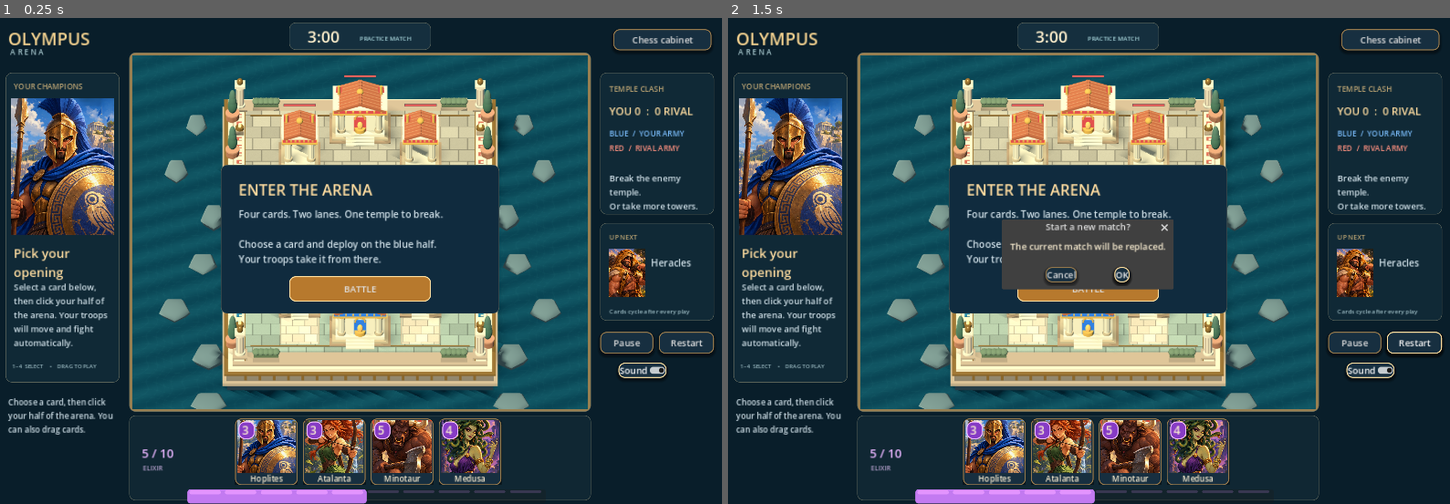
Above: before the commit, frames 1-2 (left to right).
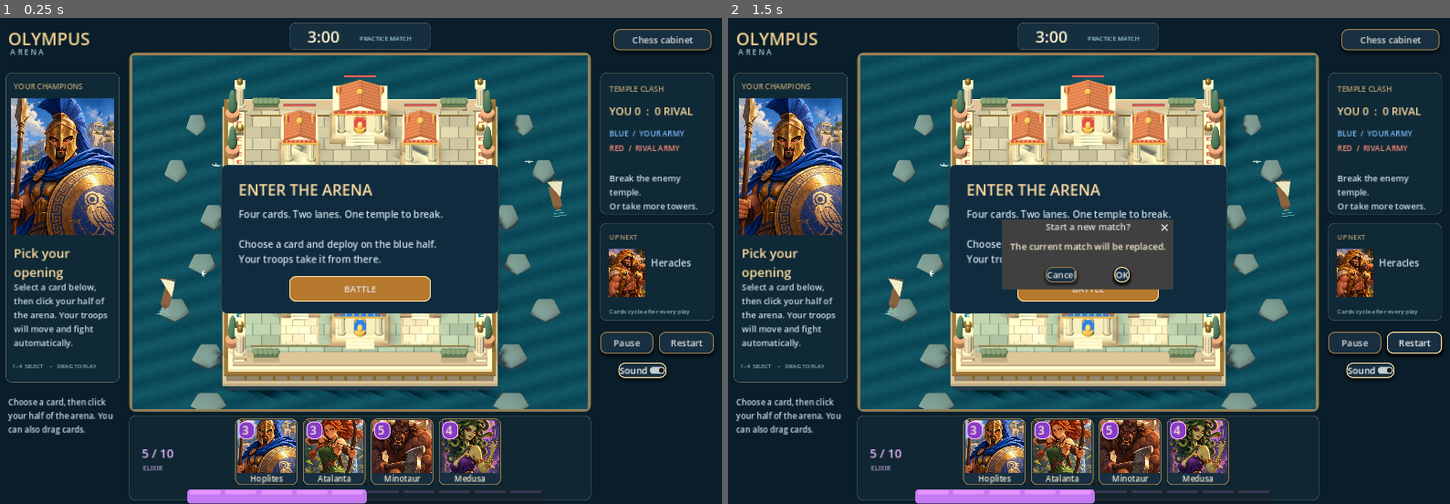
Above: after the commit, the same moments.

Repository: dancockrell/board-game-cabinet
Game: Godot game, scene res://app/olympus_arena.tscn
Two runs of this game, one before a commit and one after it. Both use one fixed random seed, a clock stepped at 60 frames per second and the inputs below.
Inputs:
- Up to frame 1 (0.25 s): no input
- Up to frame 2 (1.5 s): click "Restart" at 0.5 s; click "Restart" at 1.25 s

The runs differ from the first frame. In frame 1, 0.2% of the frame differs, in the area x 21-79%, y 21-62%; in frame 2, 0.2%.

Commit message:
Integrate ambient life, combat effects and tactile card play

Diff:
--- a/app/olympus_arena.gd
+++ b/app/olympus_arena.gd
@@ -22,6 +22,7 @@
 var hud_fx
 var _countdown_remaining := 0.0
 var _countdown_number := 0
+var drag_proxy: TextureRect
 var timer_label: Label
 var score_label: Label
 var energy_label: Label
@@ -181,6 +182,14 @@
 		cost_label.mouse_filter = Control.MOUSE_FILTER_IGNORE
 		button.add_child(cost_label)
 		cards.append({"button":button,"icon":icon,"name":name_label,"cost":cost_label})
+	drag_proxy = TextureRect.new()
+	drag_proxy.size = Vector2(104, 138)
+	drag_proxy.expand_mode = TextureRect.EXPAND_IGNORE_SIZE
+	drag_proxy.stretch_mode = TextureRect.STRETCH_KEEP_ASPECT_COVERED
+	drag_proxy.mouse_filter = Control.MOUSE_FILTER_IGNORE
+	drag_proxy.modulate = Color(1, 1, 1, 0.88)
+	drag_proxy.visible = false
+	add_child(drag_proxy)
 	energy_bar = ProgressBar.new()
 	energy_bar.position = Vector2(379,931)
 	energy_bar.size = Vector2(708,12)
@@ -286,6 +295,7 @@
 		button.scale = button.scale.lerp(Vector2.ONE * (1.055 if active else 1.025 if hovered else 1.0),1.0-exp(-delta*18.0))
 	if selected_slot >= 0 and _last_pointer.x > -900: _preview(_last_pointer)
 	if board and not state.is_empty(): board.show_state(state,delta)
+	if board and board.ambient_life: board.ambient_life.advance(delta, paused or not started)
 	if hud_fx: hud_fx.advance(delta)
 
 func _refresh() -> void:
@@ -384,9 +394,15 @@
 func _card_input(event:InputEvent,slot:int) -> void:
 	if event is InputEventMouseButton and event.button_index==MOUSE_BUTTON_LEFT and event.pressed:
 		_select_card(slot)
-		_dragging=true
+		if selected_slot == slot:
+			_dragging=true
+			drag_proxy.texture = cards[slot].icon.texture
+			drag_proxy.position = event.global_position - drag_proxy.size * 0.5
+			drag_proxy.visible = true
 
 func _input(event:InputEvent) -> void:
+	if event is InputEventMouseMotion and _dragging:
+		drag_proxy.position = event.position - drag_proxy.size * 0.5
 	if event is InputEventKey and event.pressed and not event.echo:
 		if event.keycode in [KEY_1,KEY_2,KEY_3,KEY_4]: _select_card(event.keycode-KEY_1)
 		elif event.keycode==KEY_ESCAPE:
@@ -396,6 +412,7 @@
 		elif event.keycode==KEY_SPACE: _toggle_pause()
 	if event is InputEventMouseButton and event.button_index==MOUSE_BUTTON_LEFT and not event.pressed and _dragging:
 		_dragging=false
+		drag_proxy.visible=false
 		var local:Vector2=event.position-surface.global_position
 		if Rect2(Vector2.ZERO,surface.size).has_point(local): _deploy_at(local)
 
@@ -429,7 +446,9 @@
 		sound.pitch_scale=1.2
 		sound.play_move_sound()
 		notice="Deployed! Your hand has cycled. Build your next push."
-	else: notice=str(result.get("error","You cannot deploy there."))
+	else:
+		notice=str(result.get("error","You cannot deploy there."))
+		if hud_fx: hud_fx.show_banner("NOT HERE", 0.65)
 	_refresh()
 
 func _toggle_pause() -> void:
--- a/presentation/olympus_arena_board.gd
+++ b/presentation/olympus_arena_board.gd
@@ -13,6 +13,8 @@
 var _figure_factory: RefCounted
 var _ghost: Node3D
 var _ghost_kind := ""
+var ambient_life
+var combat_fx
 
 func _ready() -> void:
 	_setup()
@@ -45,6 +47,10 @@
 	add_child(sun)
 	var stage = preload("res://presentation/olympus_stage.gd").new()
 	add_child(stage)
+	ambient_life = preload("res://presentation/olympus_ambient_life.gd").new()
+	add_child(ambient_life)
+	combat_fx = preload("res://presentation/olympus_combat_fx.gd").new()
+	add_child(combat_fx)
 	_preview = _cylinder(self, 0.6, 0.035, Vector3.ZERO, Color(0.3, 0.8, 1, 0.5))
 	_preview.visible = false
 
@@ -56,19 +62,9 @@
 		for effect in _effects: effect.node.queue_free()
 		_effects.clear()
 	_last_elapsed = float(state.get("elapsed", 0.0))
-	for effect in _effects.duplicate():
-		effect.age += delta
-		if effect.age >= effect.duration:
-			effect.node.queue_free()
-			_effects.erase(effect)
-		elif effect.has("destination"):
-			effect.node.position = effect.origin.lerp(effect.destination, effect.age / effect.duration)
-		else:
-			effect.node.scale = Vector3.ONE * (1.0 + effect.age * 1.6)
-	for event in state.get("events", []):
-		if int(event.get("id", -1)) <= _last_event: continue
-		_last_event = int(event.id)
-		_show_event(event)
+	combat_fx.consume_state(state, delta)
+	camera.h_offset = combat_fx.camera_impulse.x
+	camera.v_offset = combat_fx.camera_impulse.y
 	var alive := {}
 	for unit in state.get("units", []):
 		var id = unit["id"]
--- a/presentation/olympus_hud_fx.gd
+++ b/presentation/olympus_hud_fx.gd
@@ -39,6 +39,7 @@
 	for i in 14:
 		var angle := TAU * float(i) / 14.0
 		_sparks.append({"position":at, "velocity":Vector2(cos(angle), sin(angle)) * (75.0 + i * 4.0), "age":0.0, "life":0.48, "color":Color("7bdcff")})
+	while _sparks.size() > 84: _sparks.pop_front()
 	queue_redraw()
 
 func consume_state(state: Dictionary) -> void:
--- a/tests/test_olympus_app.gd
+++ b/tests/test_olympus_app.gd
@@ -70,13 +70,14 @@
 	drag.button_index = MOUSE_BUTTON_LEFT
 	drag.pressed = true
 	app._card_input(drag, 1)
+	expect(app.drag_proxy.visible, "Dragging lifts a translucent card portrait")
 	var before_drag: Dictionary = app.session.snapshot()
 	drag = InputEventMouseButton.new()
 	drag.button_index = MOUSE_BUTTON_LEFT
 	drag.pressed = false
 	drag.position = app.surface.global_position + blue
 	app._input(drag)
-	expect(not app._dragging and app.selected_slot == -1, "Card drag release clears gesture state")
+	expect(not app._dragging and not app.drag_proxy.visible and app.selected_slot == -1, "Card drag release clears gesture state")
 	expect(app.session.snapshot().hand[1] != before_drag.hand[1], "Card drag places the chosen card and rotates its slot")
 	for tick in range(140): app.session.tick()
 	app._refresh()
--- a/tests/test_olympus_board.gd
+++ b/tests/test_olympus_board.gd
@@ -57,16 +57,22 @@
 	check(not board._ghost.visible and not board._preview.visible, "Clear hides both ghost and placement marker")
 	state.events = [{"id":0,"kind":"lightning","x":0.0,"z":0.0,"side":0}]
 	board.show_state(state)
-	check(board._effects.size() == 1, "Lightning visual created")
+	check(not board.combat_fx.effects.is_empty(), "Lightning visual created")
+	var lightning_count: int = board.combat_fx.effects.size()
 	board.show_state(state)
-	check(board._effects.size() == 1, "Repeated snapshot never duplicates event")
+	check(board.combat_fx.effects.size() == lightning_count, "Repeated snapshot never duplicates event")
 	board.show_state(state, 0.6)
-	check(board._effects.is_empty(), "Event visual expires")
+	board.show_state(state, 0.6)
+	check(board.combat_fx.effects.is_empty(), "Event visual expires")
 	state.events.append({"id":1,"kind":"hit","x":1.0,"z":1.0,"side":0,"source_x":0.0,"source_z":0.0})
 	board.show_state(state)
-	check(board._effects[0].has("destination"), "Source-aware hit creates tracer")
+	var has_tracer := false
+	for effect in board.combat_fx.effects:
+		if str(effect.motion) == "projectile": has_tracer = true
+	check(has_tracer, "Source-aware hit creates tracer")
 	board.show_state(state, 0.2)
-	check(board._effects.is_empty(), "Tracer expires")
+	board.show_state(state, 0.4)
+	check(board.combat_fx.effects.is_empty(), "Tracer and impact expire")
 	await process_frame
 	print("Olympus board: %d checks, %d failures" % [checks, failures])
 	quit(1 if failures else 0)
--- /dev/null
+++ b/tests/test_olympus_hud_fx.gd
@@ -0,0 +1,46 @@
+extends SceneTree
+
+var checks := 0
+var failures := 0
+
+func _initialize() -> void:
+	_run.call_deferred()
+
+func expect(condition: bool, message: String) -> void:
+	checks += 1
+	if not condition:
+		failures += 1
+		push_error(message)
+
+func _run() -> void:
+	var fx := preload("res://presentation/olympus_hud_fx.gd").new()
+	fx.size = Vector2(900, 698)
+	root.add_child(fx)
+	await process_frame
+	var state := {"elapsed":1.0,"phase":"playing","overtime":false,"towers":[{"id":"red_left","kind":"tower","hp":100.0}]}
+	var untouched := state.duplicate(true)
+	fx.consume_state(state)
+	expect(state == untouched, "HUD observer never changes authoritative state")
+	state.towers[0].hp = 0.0
+	fx.consume_state(state)
+	expect(fx._banner == "TOWER FALLEN" and fx._flash_age == 0.0, "Tower loss creates one readable alert")
+	fx.deployed(Vector2(450, 500))
+	expect(fx._sparks.size() == 14, "Deployment creates a bounded celebration")
+	for i in 20: fx.deployed(Vector2(450, 500))
+	expect(fx._sparks.size() <= 84, "Repeated deployment stays under the particle cap")
+	fx.advance(0.6)
+	expect(fx._sparks.is_empty(), "Deployment sparks expire")
+	state.elapsed = 120.0
+	fx.consume_state(state)
+	expect(fx._banner == "DOUBLE ELIXIR", "Double elixir announces once")
+	state.overtime = true
+	fx.consume_state(state)
+	expect(fx._banner == "SUDDEN DEATH", "Overtime announces once")
+	fx.show_countdown("3")
+	expect(fx._banner == "3" and is_equal_approx(fx._banner_duration, 0.92), "Countdown uses short cinematic banner")
+	fx.reset()
+	expect(fx._sparks.is_empty() and fx._last_towers.is_empty() and not fx._double_announced, "Rematch clears transient HUD state")
+	fx.queue_free()
+	await process_frame
+	print("Olympus HUD FX: %d checks, %d failures" % [checks, failures])
+	quit(1 if failures else 0)
--- a/tools/capture_olympus_motion.gd
+++ b/tools/capture_olympus_motion.gd
@@ -99,6 +99,7 @@
 		app.session.tick()
 		app._refresh()
 	app.board.show_state(app.state, 1.0 / FPS)
+	if app.board.ambient_life: app.board.ambient_life.advance(1.0 / FPS, false)
 
 func _deploy_player() -> void:
 	var state: Dictionary = app.session.snapshot()
Not shown, changed: .github/workflows/validate.yml
Not shown, changed: tools/verify.ps1
